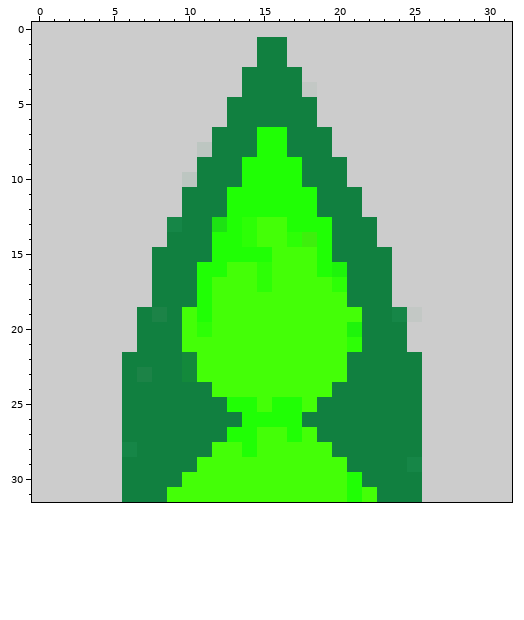
File history of a pixel-art sprite, snake_tail.png. The picture above was drawn from the file before the commit.
The file is 32x32 pixels. Colours within 5 levels of each other are drawn and written as one.
The same view after the edit:
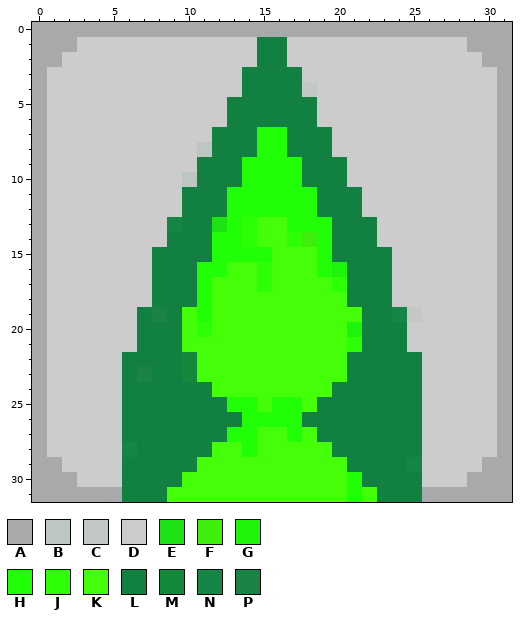
Palette (. is transparent): A #a9a8aa  B #bdc6c1  C #c3c8c5  D #cccccc  E #1de213  F #3eef0d  G #1ef40b  H #20ff05  J #2dff06  K #44ff07  L #118040  M #13893b  N #168647  P #1c8347
Change:
y 0: x 0..31 DDDDDDDDDDDDDDDDDDDDDDDDDDDDDDDD -> AAAAAAAAAAAAAAAAAAAAAAAAAAAAAAAA
y 1: x 0..2 DDD -> AAA; x 29..31 DDD -> AAA
y 2: x 0..1 DD -> AA; x 30..31 DD -> AA
y 3..28: x 0 D -> A; x 31 D -> A
y 29: x 0..1 DD -> AA; x 30..31 DD -> AA
y 30: x 0..2 DDD -> AAA; x 29..31 DDD -> AAA
y 31: x 0..5 DDDDDD -> AAAAAA; x 26..31 DDDDDD -> AAAAAA
Pixel boxes of the changes (left, top, right, bottom) in both pictures:
changed: (32, 22, 512, 502)
